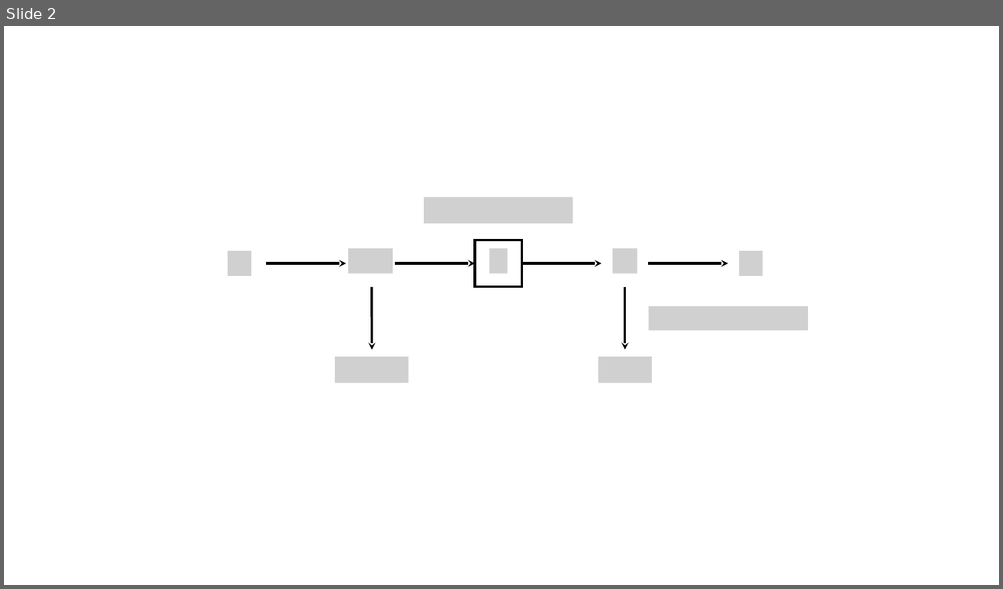
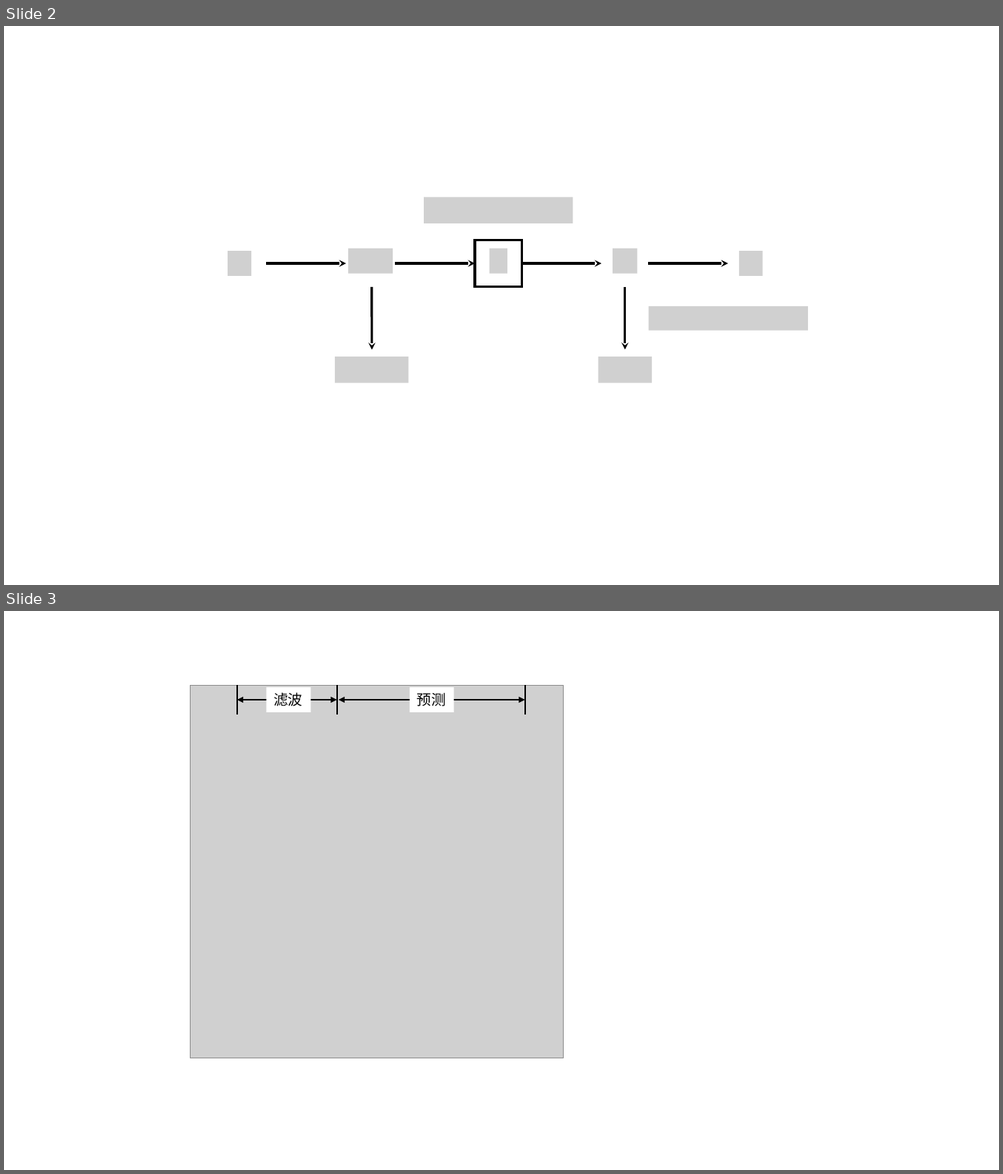
Before and after one commit to Ulti-Dreisteine/Machine-Learning-Research, a slide deck: script/粒子滤波/原理.pptx. Shown one above the other, each under a label of ours: slide 2 before the commit, slides 2 and 3 after it. The pictures are 1003x589 and 1003x1174 pixels, drawn with LibreOffice and Linux fonts; fonts in the diff are those of the drawing; grey boxes stand for pictures. Boxes give left, top, right and bottom in pixels: in the first picture for what was removed or moved away, otherwise in the second. Text is boxed around its words. In the diff, an @@ line names an element or a change of style, - is before the commit and + after.

```diff
--- a/script/粒子滤波/原理.pptx
+++ b/script/粒子滤波/原理.pptx
@@ slide 3 added at (x1=4, y1=611, x2=999, y2=1170), background #FFFFFF @@
@@ picture added at (x1=190, y1=685, x2=563, y2=1058) @@
@@ line added from (237, 685) to (237, 715), #000000 1.5 pt @@
@@ rectangle added at (x1=267, y1=687, x2=310, y2=712), fill #FFFFFF, 14 pt, text #000000 @@
+滤波
@@ line added from (337, 685) to (337, 715), #000000 1.5 pt @@
@@ rectangle added at (x1=409, y1=687, x2=453, y2=712), fill #FFFFFF, 14 pt, text #000000 @@
+预测
@@ line added from (525, 685) to (525, 715), #000000 1.5 pt @@
@@ double arrow added from (237, 700) to (337, 700), #000000 1 pt @@
@@ double arrow added from (338, 700) to (525, 700), #000000 1 pt @@
```
Also in this commit, not shown: 4 other files.
